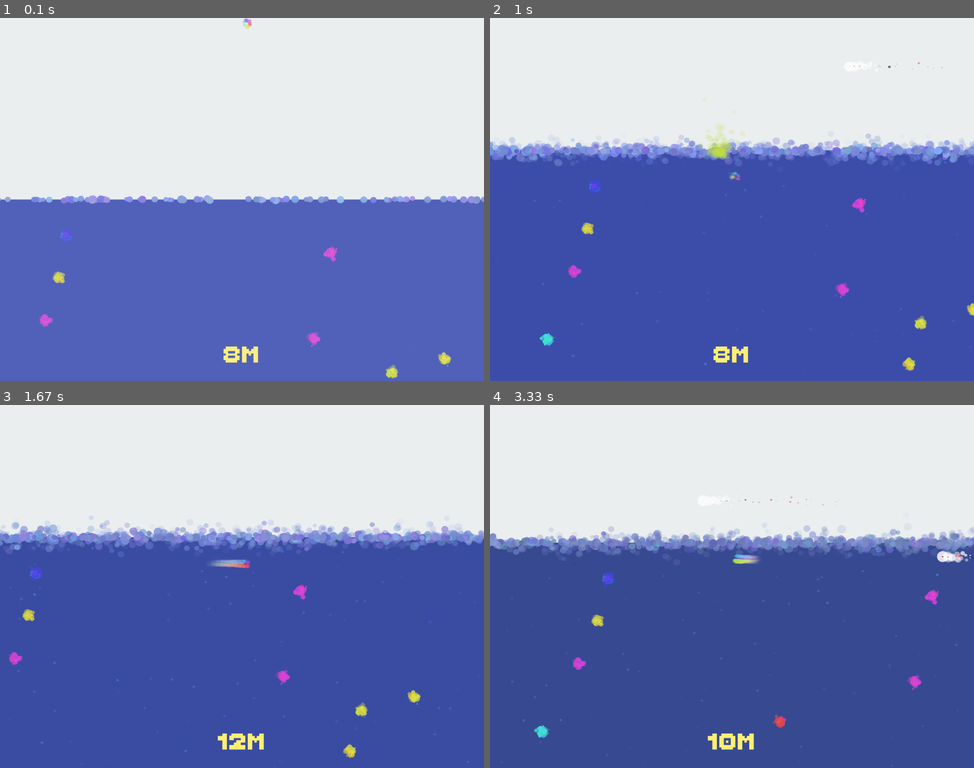
Above: before the commit, frames 1-4 (two rows, left to right).
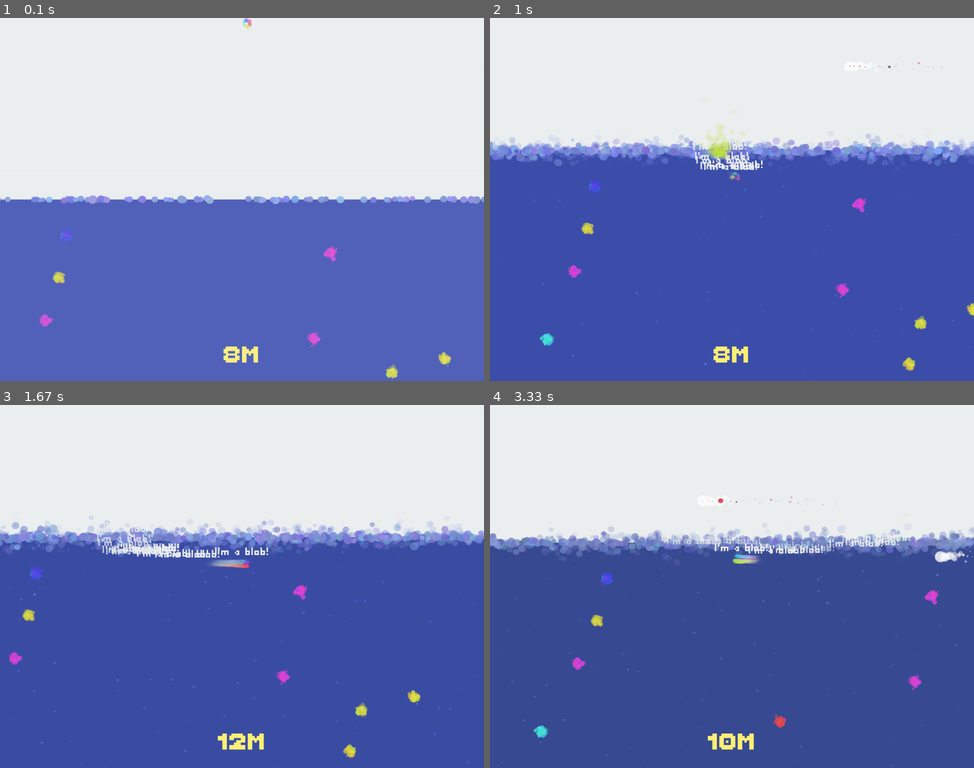
Above: after the commit, the same moments.

Repository: ddorn/jam-23-08
Game: pygame game, started from main.py
The game is run twice, just before and just after one commit, with the same random seed, the same clock (stepped at 60 frames per second) and the same inputs.
Inputs:
- Up to frame 1 (0.1 s): no input
- Up to frame 2 (1 s): tap F at 0.33 s; tap Space at 0.67 s
- Up to frame 3 (1.67 s): tap - at 1 s; hold Right from 1.33 s (still down); tap F at 1.4 s
- Up to frame 4 (3.33 s): tap F at 1.7, 1.9, 2.23, 2.53, 2.73, 3.03, 3.3 s; release Right at 1.8 s; hold Up 1.83-2.13 s; hold Right 2.17-2.63 s; hold Left 2.67-3.2 s; hold Left from 3.23 s (still down)

Frame 1 is identical in both runs. In frame 2, 0.5% of the frame differs, in the area x 41-78%, y 13-42%; in frame 3, 0.8%; in frame 4, 1.2%, in the area x 4-100%, y 25-92%.

Commit message:
self conscious blob

Diff:
--- a/main.py
+++ b/main.py
@@ -9,7 +9,7 @@
 from pygame import Rect, Vector2, Color
 
 from engine import *
-from particles_np import CircleParticles, ShardParticles, Gauss, Polar
+from particles_np import CircleParticles, Gauss, Polar, TextParticles
 
 PINK = pygame.Color("#E91E63")
 ORANGE = pygame.Color("#F39C12")
@@ -76,6 +76,13 @@
         self.max_hist_size = max_hist_size
         self.points_to_draw = []
 
+        self.thoughts = (
+            TextParticles(anchor='midbottom', color=WHITE, lifespan=5 * 60, size=40)
+            .add_fade()
+            .animate('vel_y', lambda s: np.cos(s * 5 * 2 * np.pi) * 1 - 1 * s)
+            .add_to(self)
+        )
+
     def color(self, point_index: int):
         color = pygame.color.Color(0)
         angle = point_index / self.n_points * 36 + self.time / 10
@@ -103,6 +110,8 @@
         return points
 
     def logic(self):
+        if random() < 0.1:
+            self.thoughts.new(pos=self.rect.midtop, text="I'm a blob!")
         last_points = self.mk_points()
         last_pos = self.pos.copy()
         super().logic()
--- a/particles_np.py
+++ b/particles_np.py
@@ -13,7 +13,8 @@
 import pygame.gfxdraw
 from pygame import Color, Vector2
 
-from engine import Vec2Like, GFX, State, from_polar, random_rainbow_color, App, FixedScreen, Object, CameraGFX
+from engine import Vec2Like, GFX, State, from_polar, random_rainbow_color, App, FixedScreen, Object, CameraGFX, \
+    SMALL_FONT, text
 
 if TYPE_CHECKING:
     # noinspection PyProtectedMember
@@ -21,19 +22,27 @@
 
 
 class Particles:
-    """A fast numpy-based particle system."""
+    """
+    A fast numpy-based particle system.
+
+    Implementation notes:
+    - All arrays and lists attributes are resized when the capacity is exceeded and reordered when particles die.
+    - If you need to store a list/ndarray of values that does not correspond to a particle, add it to the IGNORED_BUFFERS
+    """
+
+    IGNORED_BUFFERS = ('animations',)
 
     def __init__(self, **init_values):
         """Create a new particle system."""
         capacity = 64
 
+        self.n_alive = 0
         self.pos = np.zeros((capacity, 2))
         self.vel = np.zeros((capacity, 2))
         self.acc = np.zeros((capacity, 2))
         self.color = np.zeros((capacity, 4), dtype=np.uint8)
-        self.age = np.zeros(capacity, dtype=np.uint8)
-        self.lifespan = np.ones(capacity)
-        self.n_alive = 0
+        self.age = np.zeros(capacity, dtype=int)
+        self.lifespan = np.ones(capacity, dtype=int)
         self.size = np.zeros(capacity)
 
         self.init_values = init_values
@@ -84,13 +93,31 @@
         """Transparency of the particles."""
         return self.color[:, 3]
 
+    @property
+    def vel_x(self):
+        """X component of the velocity."""
+        return self.vel[:, 0]
+
+    @property
+    def vel_y(self):
+        """Y component of the velocity."""
+        return self.vel[:, 1]
+
     def resize(self, capacity: int):
         """Expand the capacity of the particle system."""
         assert capacity > len(self)
+        new_space = capacity - len(self)
 
         for name, array in self.__dict__.items():
-            if isinstance(array, np.ndarray):
+            if name in self.IGNORED_BUFFERS:
+                continue
+            elif isinstance(array, np.ndarray):
                 self.__dict__[name] = np.resize(array, (capacity, *array.shape[1:]))
+            elif isinstance(array, list):
+                array.extend([None] * new_space)
+            else:
+                continue
+
         print("Expanded to", capacity)
 
     def logic(self):
@@ -125,9 +152,16 @@
         # We copy the last alive particles into the dead slots
         last_alive = alive_indices[-n_dead:]
         dead_to_replace = dead_indices[:n_alive]
-        for array in self.__dict__.values():
-            if isinstance(array, np.ndarray):
+        for name, array in self.__dict__.items():
+            if name in self.IGNORED_BUFFERS:
+                continue
+            elif isinstance(array, np.ndarray):
                 array[dead_to_replace] = array[last_alive]
+            elif isinstance(array, list) and len(array) == len(self):
+                # The same for the list storages, but we need to do it one by one
+                for old, new in zip(dead_to_replace, last_alive):
+                    array[old] = array[new]
+
         self.n_alive = n_alive
         # Note: no need to reset to_kill, since it was also reordered
 
@@ -175,7 +209,7 @@
     def add_constant_speed(self, speed: Vec2Like):
         """Particles will move at a constant speed."""
 
-        def _anim(particles: Particles, life_prop: np.ndarray):
+        def _anim(particles: Particles, _life_prop: np.ndarray):
             particles.pos[:particles.n_alive] += speed
 
         return self.add_animation(_anim)
@@ -206,9 +240,10 @@
         """Print the data of one particle."""
         print("Particle", index)
         d = {
-            name: getattr(self, name)[index]
-            for name in self.__dict__
-            if isinstance(getattr(self, name), np.ndarray)
+            name: array[index]
+            for name, array in self.__dict__.items()
+            if name not in self.IGNORED_BUFFERS
+               and isinstance(array, (np.ndarray, list))
         }
         pprint(d)
 
@@ -281,8 +316,101 @@
             pos - cross_dir,
         ]
         points = np.stack(points, axis=1).astype(int).tolist()
-        for ps, color in zip(points, self.color[:n].tolist()):
+        color = self.color[:n].tolist()
+        # noinspection PyTypeChecker
+        for ps, color in zip(points, color):
             gfx.polygon(color, ps)
+
+
+class ImageParticles(Particles):
+    def __init__(self, **init_values):
+        super().__init__(**init_values)
+        # noinspection PyTypeChecker
+        self.original_surf: list[pygame.Surface] = [None] * len(self)
+        # noinspection PyTypeChecker
+        self.surf: list[pygame.Surface] = [None] * len(self)
+
+    def new(self,
+            pos: Vec2Like,
+            vel: Vec2Like = (0, 0),
+            acc: Vec2Like = (0, 0),
+            color: ColorValue = (255, 255, 255, 255),
+            lifespan: float = 100,
+            size: float = 1.0,
+            surf: pygame.Surface = None,
+            **extra_data
+            ):
+        index = super().new(pos, vel, acc, color, lifespan, size, original=surf, **extra_data)
+        if self.original_surf[index] is None:
+            raise ValueError("surf must be provided")
+        self.surf[index] = self.original_surf[index].copy()
+        return index
+
+    def redraw(self, index: int):
+        """Redraw the particle at the given index."""
+        w, h = self.original_surf[index].get_size()
+        ratio = self.size[index] / min(w, h)
+        surf = pygame.transform.smoothscale(self.original_surf[index], (int(w * ratio), int(h * ratio)))
+        surf.set_alpha(self.color[index, 3])
+        self.surf[index] = surf
+
+    def logic(self):
+        last_size = self.size[:self.n_alive].copy()
+        super().logic()
+        # We redraw only the particles whose size changed
+        for i in np.nonzero(last_size != self.size[:self.n_alive])[0]:
+            self.redraw(i)
+
+    def draw(self, gfx: GFX):
+        pos = self.pos[:self.n_alive].astype(int).tolist()
+        for i in range(self.n_alive):
+            self.surf[i].set_alpha(self.color[i, 3])
+            gfx.blit(self.surf[i], center=pos[i])
+
+
+class TextParticles(Particles):
+    def __init__(self, font_name: str = SMALL_FONT, anchor: str = 'center', **init_values):
+        super().__init__(**init_values)
+        self.font_name = font_name
+        self.anchor = anchor
+        self.text: list[str] = [""] * len(self)
+        dummy = pygame.Surface((1, 1))
+        self.surf: list[pygame.Surface] = [dummy] * len(self)
+
+    # noinspection PyShadowingNames
+    def new(self,
+            pos: Vec2Like,
+            vel: Vec2Like = (0, 0),
+            acc: Vec2Like = (0, 0),
+            color: ColorValue = (255, 255, 255, 255),
+            lifespan: float = 100,
+            size: float = 1.0,
+            text: str = "",
+            **extra_data
+            ):
+        index = super().new(pos, vel, acc, color, lifespan, size, text=text, **extra_data)
+        self.redraw(index)
+
+    def redraw(self, index: int):
+        """Redraw the particle at the given index."""
+        self.surf[index] = text(self.text[index], int(self.size[index]),
+                                tuple(self.color[index]), self.font_name)
+
+    def logic(self):
+        last_size = self.size[:self.n_alive].copy()
+        super().logic()
+        # We redraw only the particles whose size changed
+        # Note: n_alive likely changed in super().logic()
+        changed_size = last_size[:self.n_alive] != self.size[:self.n_alive]
+        for i in np.nonzero(changed_size)[0]:
+            self.redraw(i)
+
+    def draw(self, gfx: GFX):
+        pos = self.pos[:self.n_alive].astype(int).tolist()
+        for i in range(self.n_alive):
+            surf = self.surf[i]
+            surf.set_alpha(self.color[i, 3])
+            gfx.blit(self.surf[i], **{self.anchor: pos[i]})
 
 
 def call_if_needed(x):
@@ -370,6 +498,8 @@
     "Particles",
     "CircleParticles",
     "ShardParticles",
+    "ImageParticles",
+    "TextParticles",
     "Gauss",
     "Uniform",
     "Exp",
